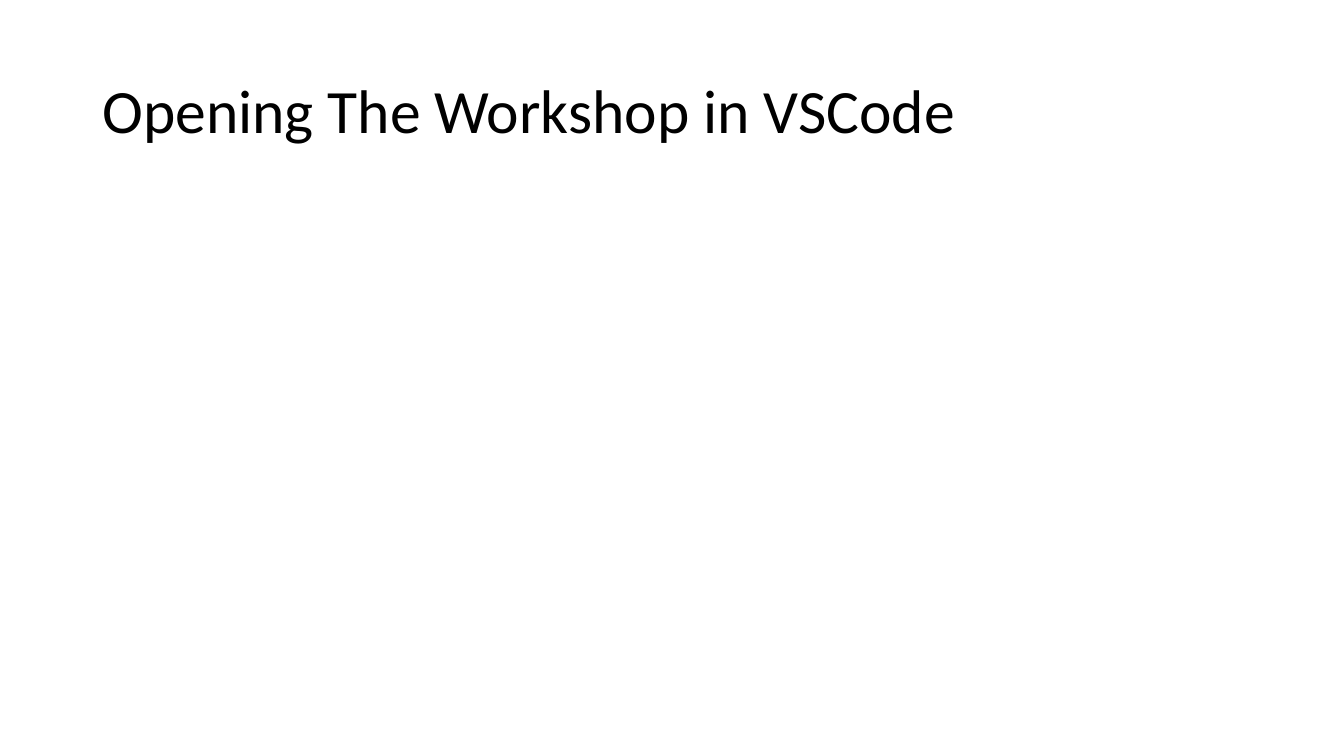
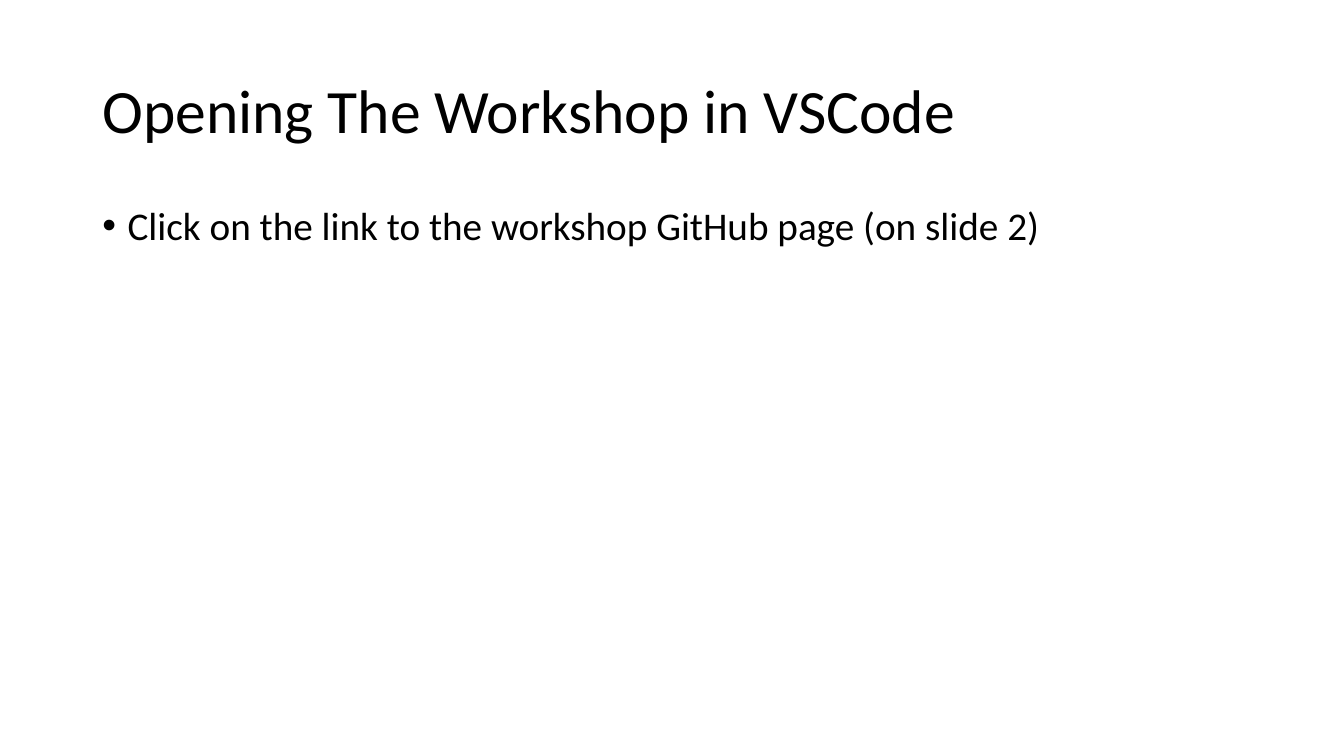
Before and after one commit to samwyss/purdue_win_python_workshop, a slide deck: slide 11 of 1 Getting Started/Chapter 1.pptx. Drawn at 1344x756 pixels with LibreOffice and Linux fonts; fonts in the diff are those of the drawing. Boxes give left, top, right and bottom in pixels: in the first picture for what was removed or moved away, otherwise in the second. Text is boxed around its words. In the diff, an @@ line names an element or a change of style, - is before the commit and + after.

Commit message:
updated ch1 slides with all but opening workshop

```diff
--- a/1 Getting Started/Chapter 1.pptx
+++ b/1 Getting Started/Chapter 1.pptx
@@ text added at (128,211,1039,247), 28 pt, text #000000 @@
+• Click on the link to the workshop GitHub page (on slide 2)
```
Also in this commit, not shown: 2 other slides changed.
